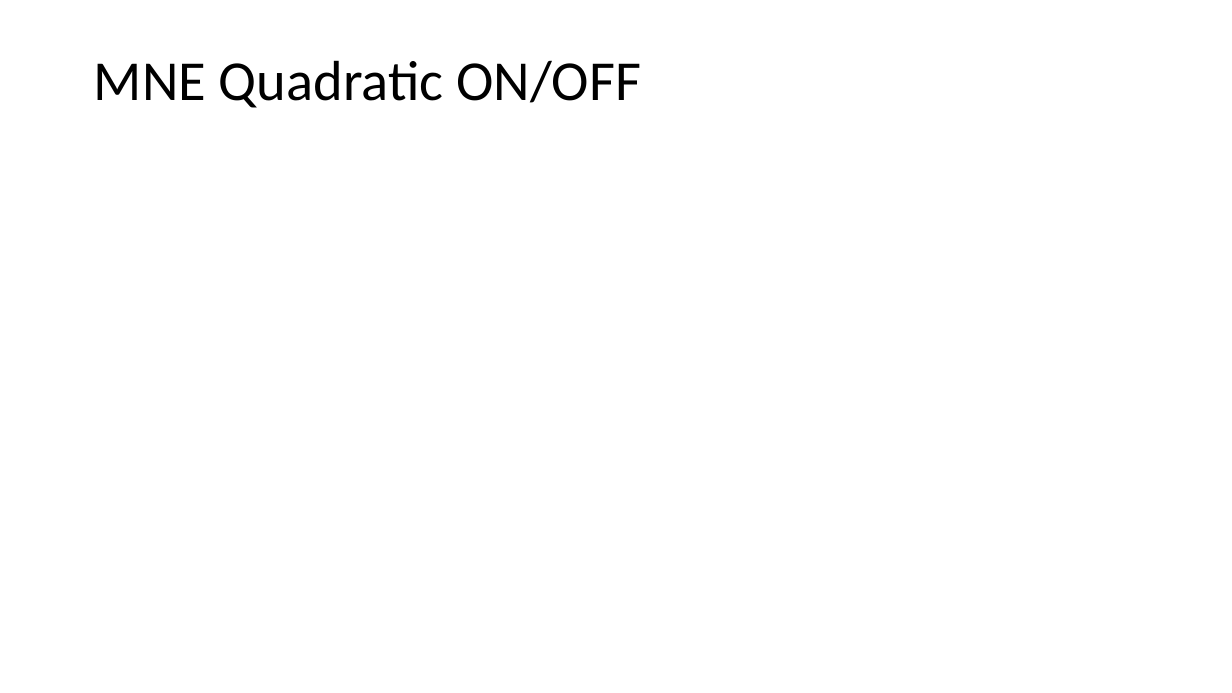
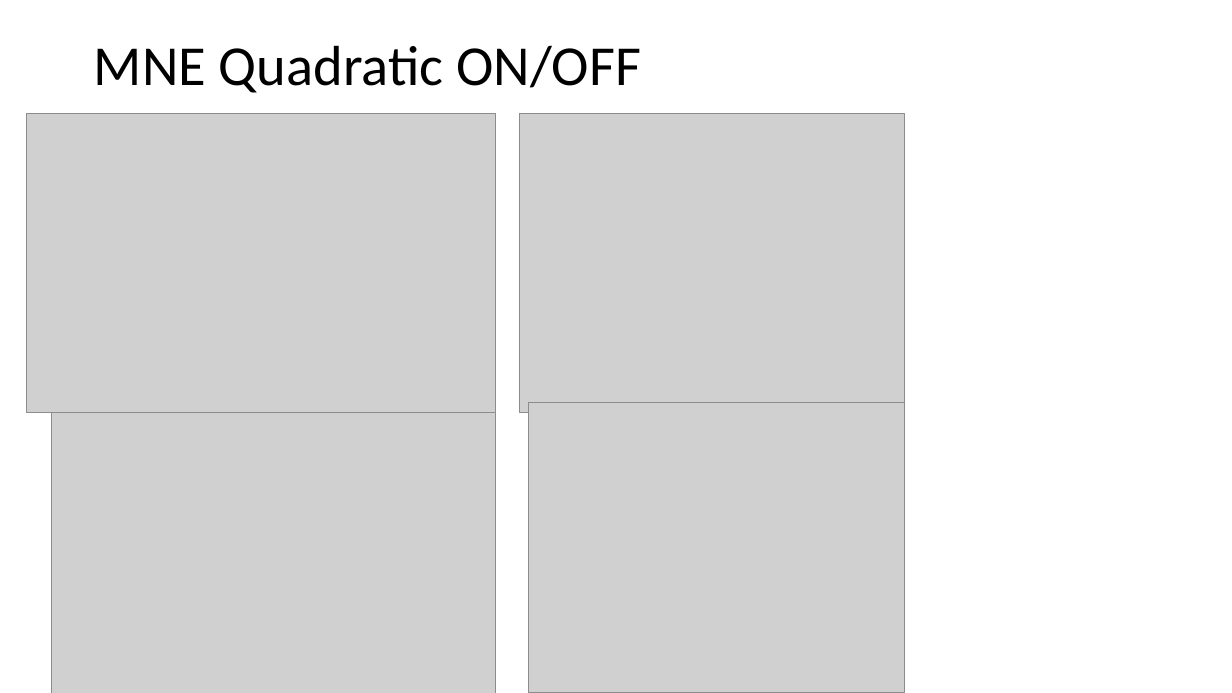
Before and after one commit to iulia-rusu/hyperbolic_sensory_stim, a slide deck: slide 16 of Documents/Powerpoints/Overview_HMDS_tan_MNE.pptx. Drawn at 1232x693 pixels with LibreOffice and Linux fonts; fonts in the diff are those of the drawing; grey boxes stand for pictures. Boxes give left, top, right and bottom in pixels: in the first picture for what was removed or moved away, otherwise in the second. Text is boxed around its words. In the diff, an @@ line names an element or a change of style, - is before the commit and + after.

```diff
--- a/Documents/Powerpoints/Overview_HMDS_tan_MNE.pptx
+++ b/Documents/Powerpoints/Overview_HMDS_tan_MNE.pptx
@@ title "MNE Quadratic ON/OFF": place and size @@
-title "MNE Quadratic ON/OFF" at [94,60,641,108]
+title "MNE Quadratic ON/OFF" at [94,45,641,93]
@@ picture added at [27,114,496,412] @@
@@ picture added at [519,114,904,412] @@
@@ picture added at [51,412,495,693] @@
@@ picture added at [529,403,904,693] @@
```
Also in this commit, not shown: 1 other slide changed, 7 slides added, 35 other files.
